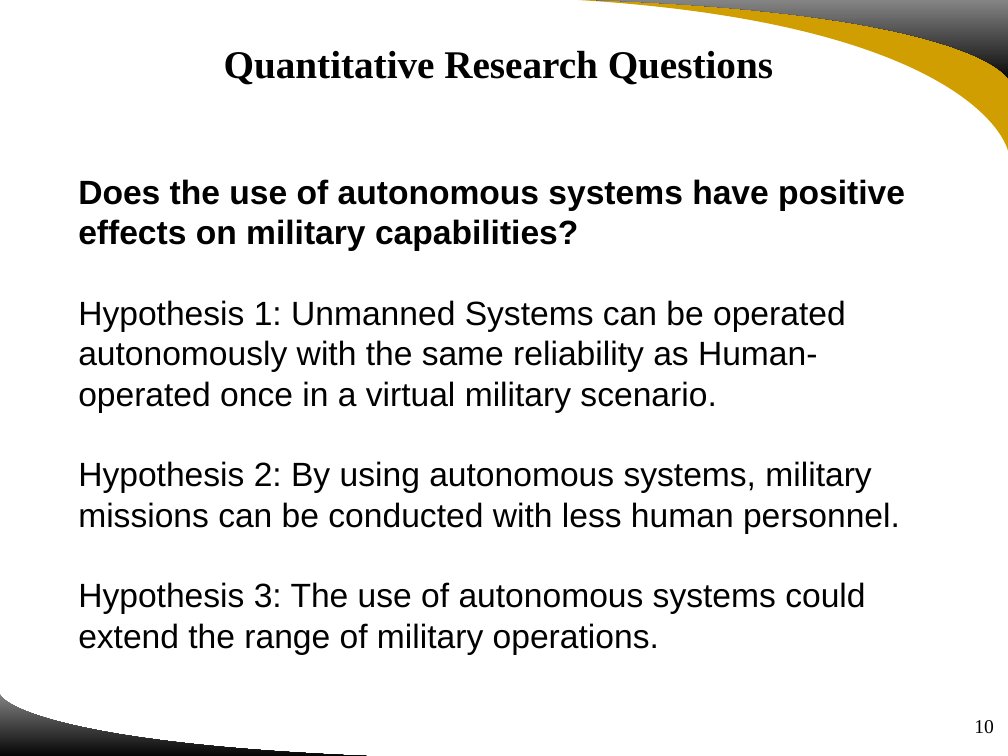
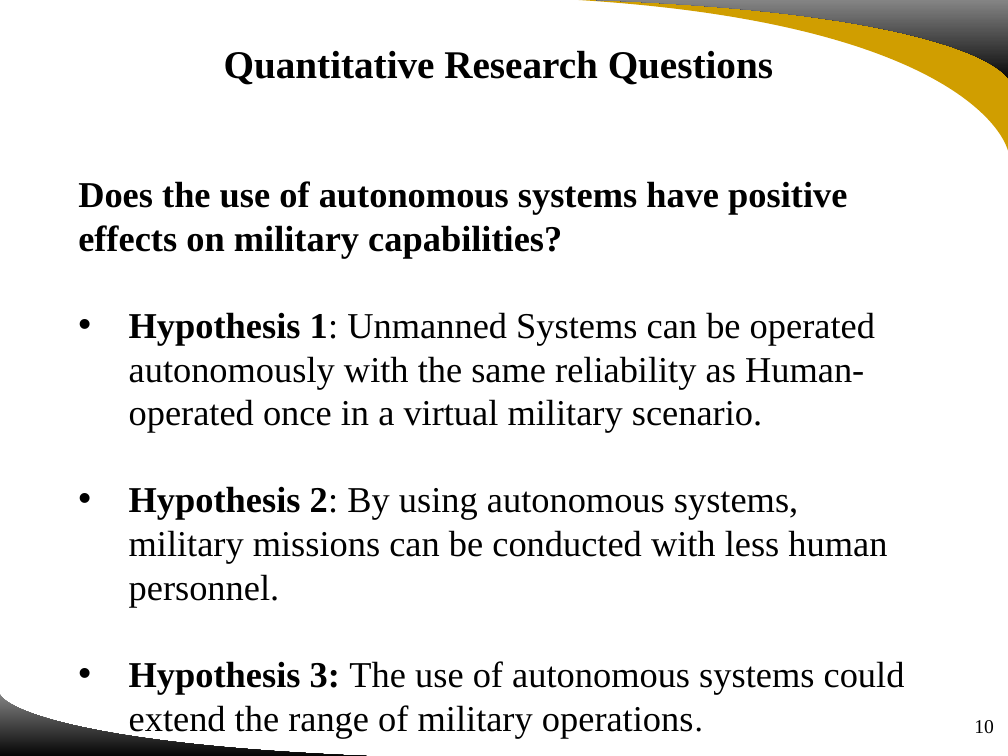
Before and after one commit to UgurUysal86/HUMAN-ASSISTED-WEAPON-SYSTEMS, a slide deck: slide 10 of Project Review and Feedback/181022 IDS6916 Group4 Project Review and Feedback.pptx. Drawn at 1008x756 pixels with LibreOffice and Linux fonts; fonts in the diff are those of the drawing; background and template pictures are left out. Boxes give left, top, right and bottom in pixels: in the first picture for what was removed or moved away, otherwise in the second. Text is boxed around its words. In the diff, an @@ line names an element or a change of style, - is before the commit and + after.

```diff
--- a/Project Review and Feedback/181022 IDS6916 Group4 Project Review and Feedback.pptx
+++ b/Project Review and Feedback/181022 IDS6916 Group4 Project Review and Feedback.pptx
@@ text "Does the use of autonomous ..." at box(78, 181, 905, 694): size 24 to 26 pt, font Arial to Times New Roman; bold on in "Hypothesis 1:", "Hypothesis 2:", "Hypothesis 3:"; bullet none to • @@
```
Also in this commit, not shown: 14 other slides changed.
